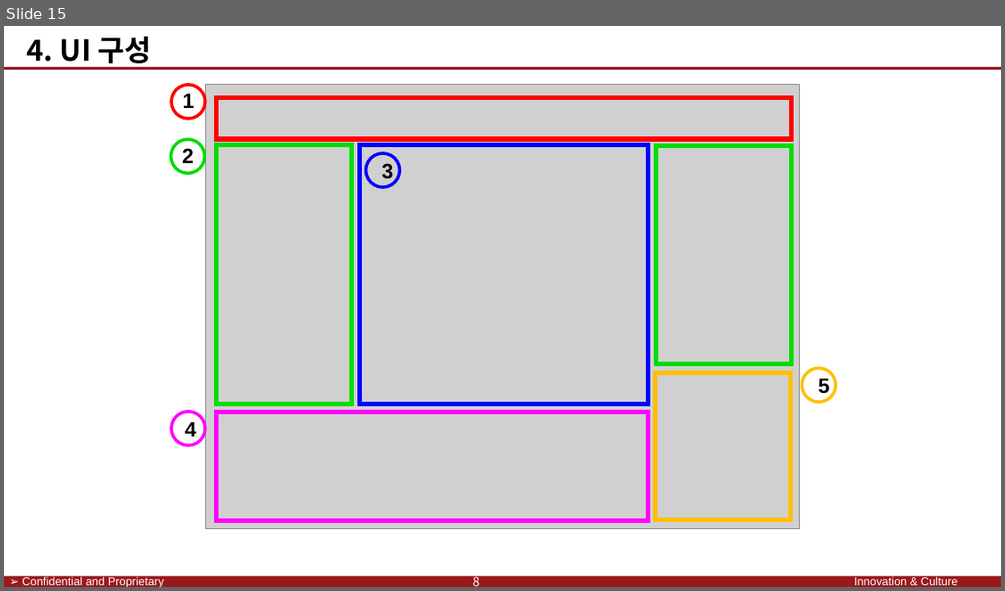
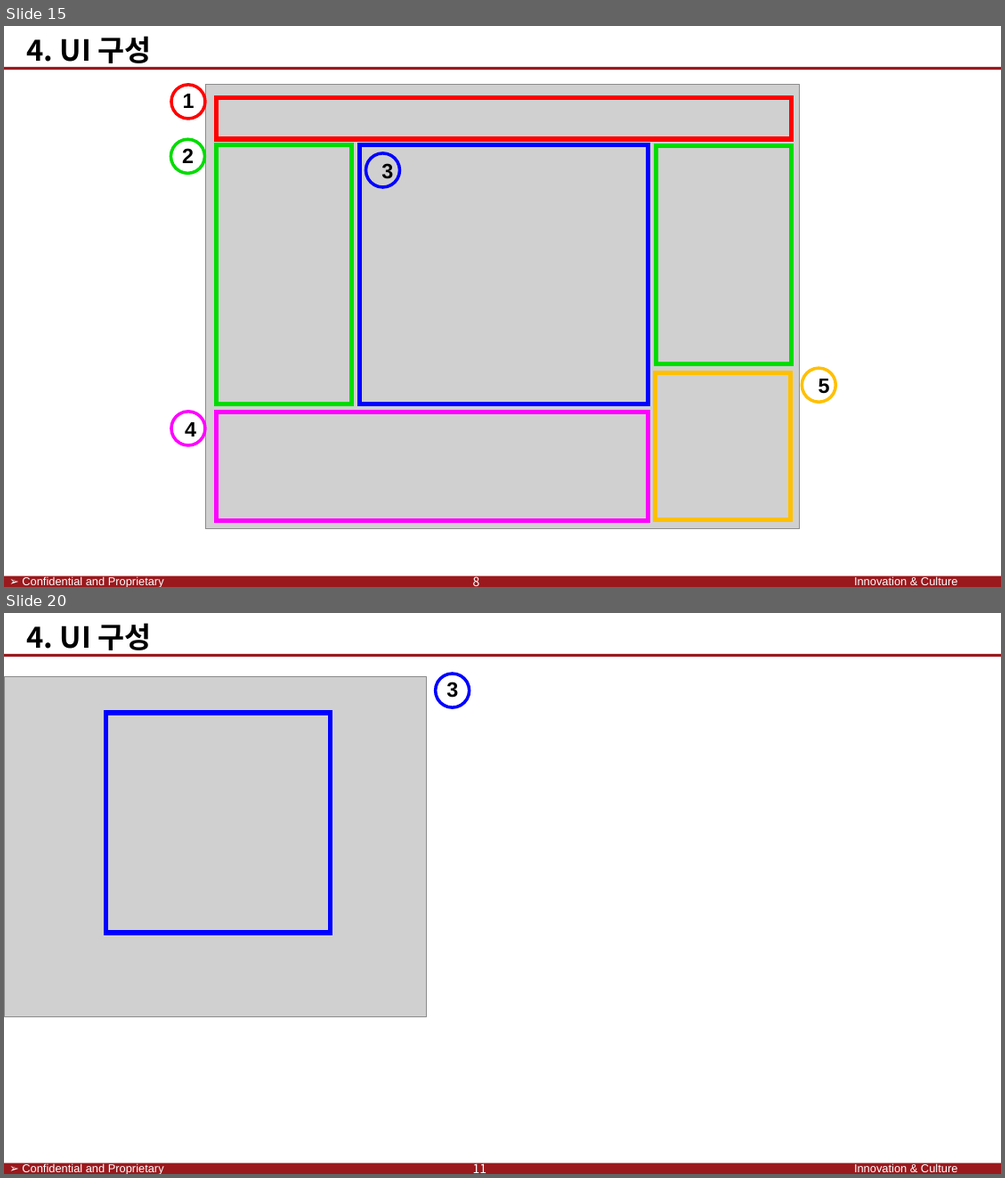
Before and after one commit to SaintSeong/JusungProject, a slide deck: A조 발표/A조 발표 최종.pptx. Shown one above the other, each under a label of ours: slide 15 before the commit, slides 15 and 20 after it; the slides between them are not shown. The pictures are 1005x591 and 1005x1178 pixels, drawn with LibreOffice and Linux fonts; fonts in the diff are those of the drawing; grey boxes stand for pictures; background and template pictures are left out. Boxes give left, top, right and bottom in pixels: in the first picture for what was removed or moved away, otherwise in the second. Text is boxed around its words. In the diff, an @@ line names an element or a change of style, - is before the commit and + after.

```diff
--- a/A조 발표/A조 발표 최종.pptx
+++ b/A조 발표/A조 발표 최종.pptx
@@ slide 20 added at bbox=[4, 613, 1001, 1174], background #FFFFFF; not listed: 4 template elements that a slide beside it also shows @@
@@ text added at bbox=[27, 623, 152, 656], 28 pt, text #000000, bold @@
+4. UI 구성
@@ picture added at bbox=[4, 676, 427, 1016] @@
@@ ellipse added at bbox=[436, 674, 469, 707], outline #0000FF 3 pt @@
@@ text added at bbox=[446, 682, 458, 698], 20 pt, text #000000, bold @@
+3
@@ rectangle added at bbox=[105, 714, 330, 933], outline #0000FF 5 pt @@
@@ text added at bbox=[473, 1161, 487, 1173], 12 pt, text #FFFFFF @@
+11
```
Also in this commit, not shown: 9 slides changed, 4 other slides added.
